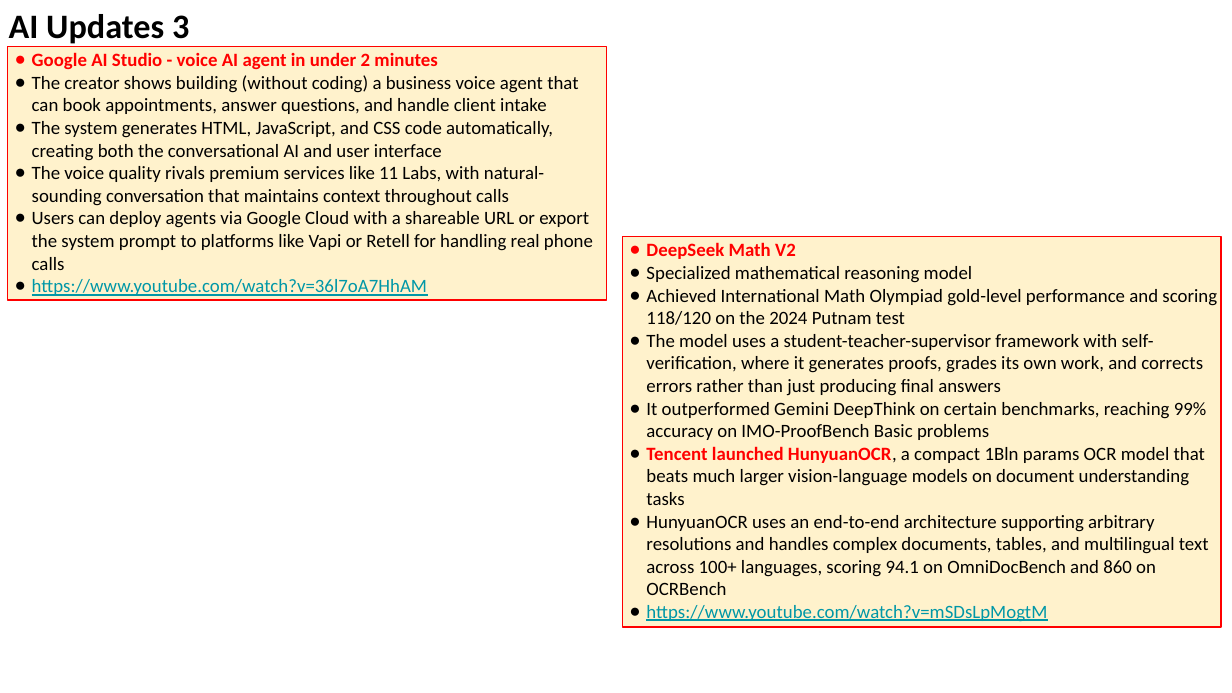
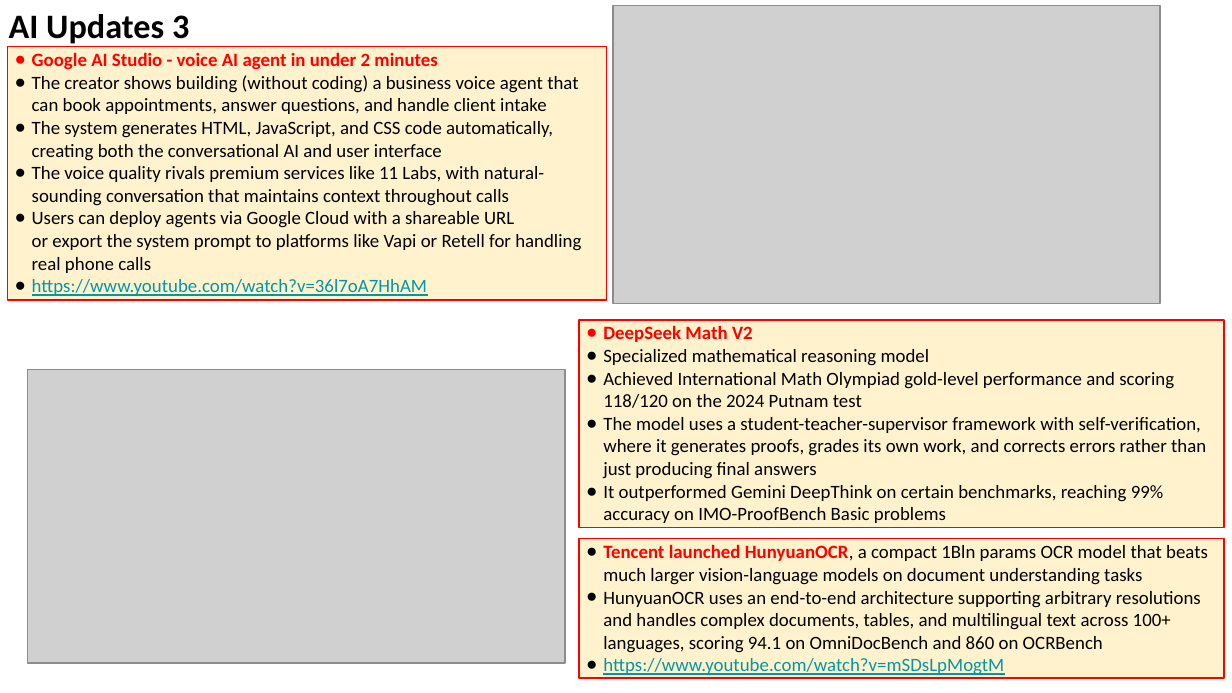
Before and after one commit to lselector/seminar, a slide deck: slide 6 of 2025/2025-12-05-AI-Updates.pptx. Drawn at 1232x693 pixels with LibreOffice and Linux fonts; fonts in the diff are those of the drawing; grey boxes stand for pictures. Boxes give left, top, right and bottom in pixels: in the first picture for what was removed or moved away, otherwise in the second. Text is boxed around its words. In the diff, an @@ line names an element or a change of style, - is before the commit and + after.

Commit message:
update

```diff
--- a/2025/2025-12-05-AI-Updates.pptx
+++ b/2025/2025-12-05-AI-Updates.pptx
@@ picture added at bbox=[614, 5, 1161, 303] @@
@@ rectangle "DeepSeek Math V2": place and size @@
-rectangle "DeepSeek Math V2" at bbox=[622, 237, 1221, 627]
+rectangle "DeepSeek Math V2" at bbox=[579, 320, 1225, 529]
@@ picture added at bbox=[27, 370, 565, 663] @@
@@ text in rectangle at bbox=[646, 446, 1209, 622]: paragraphs removed @@
-● Tencent launched HunyuanOCR, a compact 1Bln params OCR model that beats much larger vision-language models on document understanding tasks
-● HunyuanOCR uses an end-to-end architecture supporting arbitrary resolutions and handles complex documents, tables, and multilingual text across 100+ languages, scoring 94.1 on OmniDocBench and 860 on OCRBench
-● https://www.youtube.com/watch?v=mSDsLpMogtM
@@ rectangle added at bbox=[579, 538, 1225, 678], fill #FFF2CC, outline #FF0000 0.75 pt, 11 pt, text #000000 @@
+● Tencent launched HunyuanOCR, a compact 1Bln params OCR model that beats much larger vision-language models on document understanding tasks
+● HunyuanOCR uses an end-to-end architecture supporting arbitrary resolutions and handles complex documents, tables, and multilingual text across 100+ languages, scoring 94.1 on OmniDocBench and 860 on OCRBench
+● https://www.youtube.com/watch?v=mSDsLpMogtM
```
Also in this commit, not shown: 6 other slides changed, 2 slides added.
